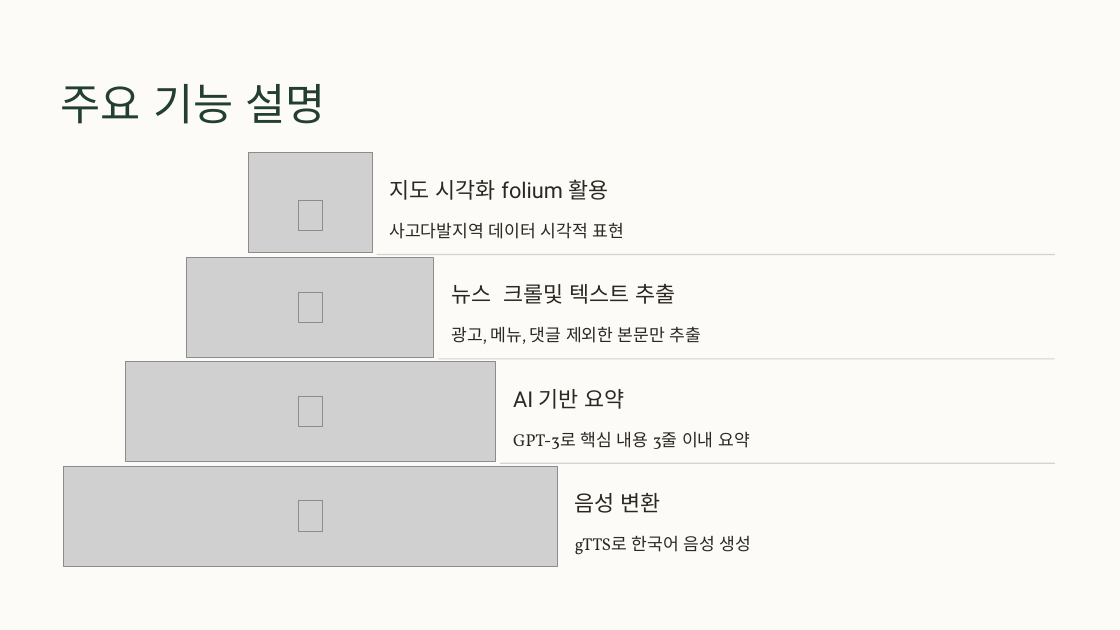
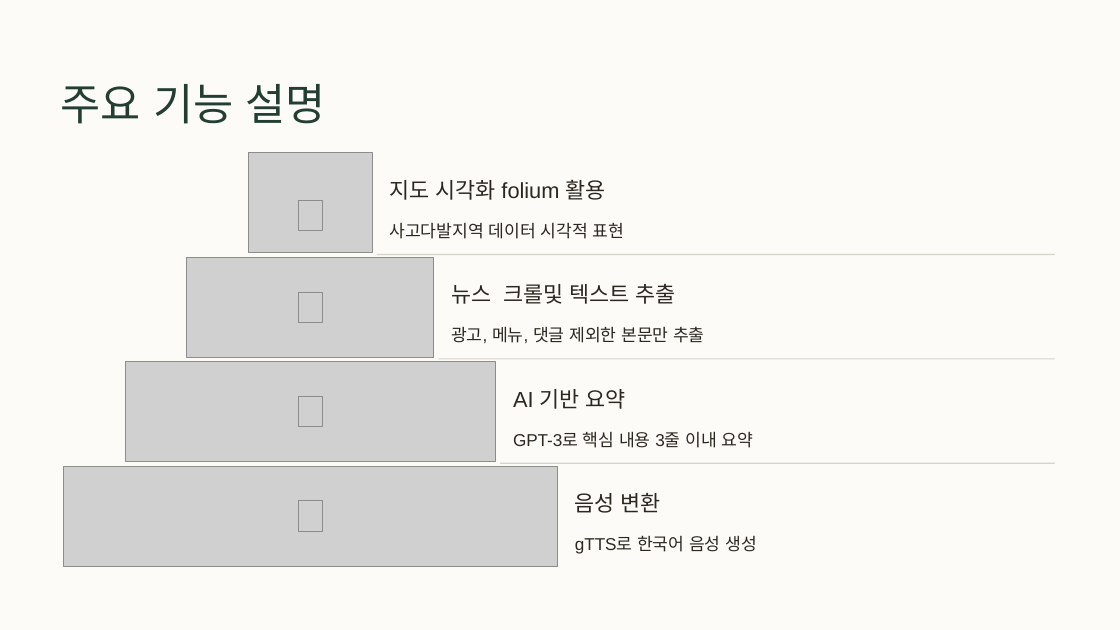
Before and after one commit to skn-ai14-250409/SKN14-1st-5Team, a slide deck: slide 7 of JeonJungKyu/2차수정본.pptx. Drawn at 1120x630 pixels with LibreOffice and Linux fonts; fonts in the diff are those of the drawing; grey boxes stand for pictures; background and template pictures are left out. Boxes give left, top, right and bottom in pixels: in the first picture for what was removed or moved away, otherwise in the second. Text is boxed around its words. In the diff, an @@ line names an element or a change of style, - is before the commit and + after.

```diff
--- a/JeonJungKyu/2차수정본.pptx
+++ b/JeonJungKyu/2차수정본.pptx
@@ text "지도 시각화 folium 활용" at (390, 179, 605, 200): font Roboto to Arial @@
@@ font Vollkorn to Arial in 3 elements at (575, 536, 757, 554), (451, 326, 705, 343), (513, 431, 754, 448) @@
```
Also in this commit, not shown: 5 other slides changed, 1 slide added, 1 slide removed, 6 other files.
